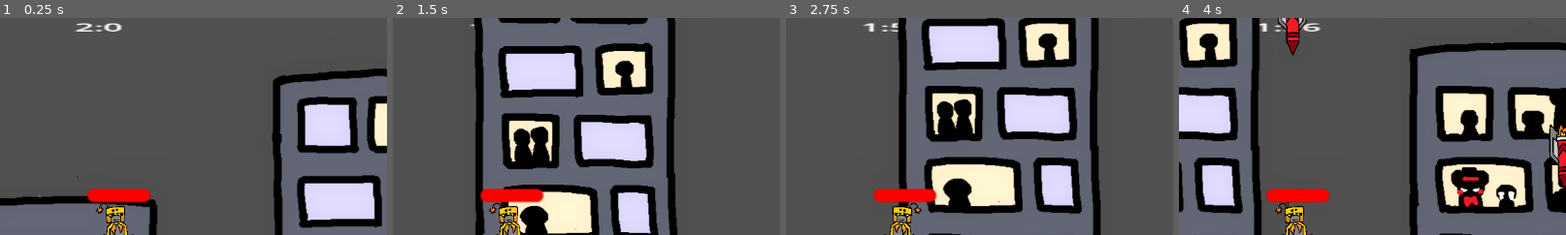
Above: before the commit, frames 1-4 (left to right).
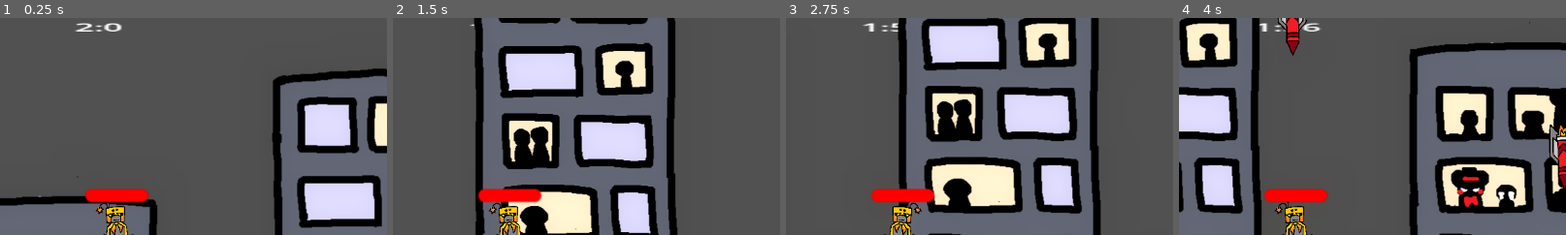
Above: after the commit, the same moments.

Repository: GeirlanthArchivest/oops--i-maybe-did-it-again
Game: Godot game, scene res://Scenes/main_level.tscn
Two runs of this game, one before a commit and one after it. Both use one fixed random seed, a clock stepped at 60 frames per second and the inputs below. The engine's default icon, where the game draws it, is replaced by a stand-in: a white triangle on a blue panel in a dark square.
Inputs (mouse positions are % of the whole screen's width and height, from its top left):
- Up to frame 1 (0.25 s): no input
- Up to frame 2 (1.5 s): tap Enter (shoot) at 0.5, 1.35 s; move the mouse to (72, 45) at 0.52 s; hold Enter (shoot) 0.53-1.28 s; hold Right (move_right) from 0.53 s (still down); tap Space (jump) at 0.77 s; move the mouse to (30, 55) at 1.27 s
- Up to frame 3 (2.75 s): tap Space (jump) at 1.52 s; move the mouse to (60, 28) at 2.02 s; release Right (move_right) at 2.03 s; hold Left (move_left) from 2.03 s (still down); hold Enter (shoot) from 2.03 s (still down)
- Up to frame 4 (4 s): move the mouse to (45, 70) at 2.77 s; release Left (move_left) at 2.78 s; release Enter (shoot) at 2.78 s; hold Right (move_right) from 2.78 s (still down); tap Enter (shoot) at 2.85 s; tap Space (jump) at 3.02, 3.77 s; move the mouse to (80, 65) at 3.52 s; hold Enter (shoot) from 3.53 s (still down)
The pictures show only the part of the screen within x 35-85%, y 0-50%; the shares and areas given below are measured in that part.

The runs differ from the first frame. In frame 1, 0.1% of the frame differs, in the area x 21-39%, y 78-86%; in frame 2, 0.1%, in the area x 21-40%, y 78-86%; in frame 3, 0.1%; in frame 4, 0.1%.

Commit message:
adding start menu

Diff:
--- a/oops!-i-maybe-did-it-again/Scenes/player.tscn
+++ b/oops!-i-maybe-did-it-again/Scenes/player.tscn
@@ -41,9 +41,9 @@
 shape = SubResource("CapsuleShape2D_6t5aa")
 
 [node name="ProgressBar" type="ProgressBar" parent="."]
-offset_left = -15.333332
+offset_left = -15.666667
 offset_top = -23.0
-offset_right = 16.0
+offset_right = 15.666665
 offset_bottom = -16.666668
 theme_override_styles/fill = SubResource("StyleBoxFlat_cvnsp")
 max_value = 10.0
--- /dev/null
+++ b/oops!-i-maybe-did-it-again/Scenes/start_menu.tscn
@@ -0,0 +1,27 @@
+[gd_scene format=3 uid="uid://bb21mnphrjhvp"]
+
+[node name="Start menu" type="Control"]
+layout_mode = 3
+anchors_preset = 15
+anchor_right = 1.0
+anchor_bottom = 1.0
+grow_horizontal = 2
+grow_vertical = 2
+
+[node name="Title" type="Label" parent="."]
+layout_mode = 0
+offset_right = 1149.0
+offset_bottom = 248.0
+theme_override_font_sizes/font_size = 126
+text = "Oops! I Maybe Did It Again"
+horizontal_alignment = 1
+autowrap_mode = 2
+
+[node name="MenuButton" type="MenuButton" parent="."]
+layout_mode = 0
+offset_left = 469.0
+offset_top = 399.0
+offset_right = 695.0
+offset_bottom = 471.0
+theme_override_font_sizes/font_size = 76
+text = "Start"
--- a/oops!-i-maybe-did-it-again/Scenes/win_screen.tscn
+++ b/oops!-i-maybe-did-it-again/Scenes/win_screen.tscn
@@ -2,13 +2,17 @@
 
 [ext_resource type="Script" uid="uid://c3sapvei7q7dt" path="res://Scripts/win_screen.gd" id="1_l5sol"]
 
-[node name="Scene Root" type="Node2D"]
+[node name="Scene Root" type="Control"]
+layout_mode = 3
+anchors_preset = 0
 script = ExtResource("1_l5sol")
 
-[node name="Win Screen" type="Node2D" parent="."]
+[node name="Win Screen" type="Control" parent="."]
 visible = false
+anchors_preset = 0
 
 [node name="Label" type="Label" parent="Win Screen"]
+layout_mode = 0
 offset_right = 1149.0
 offset_bottom = 648.0
 theme_override_font_sizes/font_size = 226
@@ -18,10 +22,12 @@
 [node name="Camera2D" type="Camera2D" parent="."]
 position = Vector2(576, 324)
 
-[node name="Lose Screen" type="Node2D" parent="."]
+[node name="Lose Screen" type="Control" parent="."]
 visible = false
+anchors_preset = 0
 
 [node name="Label" type="Label" parent="Lose Screen"]
+layout_mode = 0
 offset_right = 1149.0
 offset_bottom = 648.0
 theme_override_font_sizes/font_size = 226
--- a/oops!-i-maybe-did-it-again/Scripts/player.gd
+++ b/oops!-i-maybe-did-it-again/Scripts/player.gd
@@ -13,6 +13,7 @@
 func _ready():
 	Global.player = self
 	health = max_health
+	$ProgressBar.max_value = max_health
 
 func _exit_tree():
 	Global.player = null
--- a/oops!-i-maybe-did-it-again/Scripts/win_screen.gd
+++ b/oops!-i-maybe-did-it-again/Scripts/win_screen.gd
@@ -1,4 +1,4 @@
-extends Node2D
+extends Control
 
 
 
